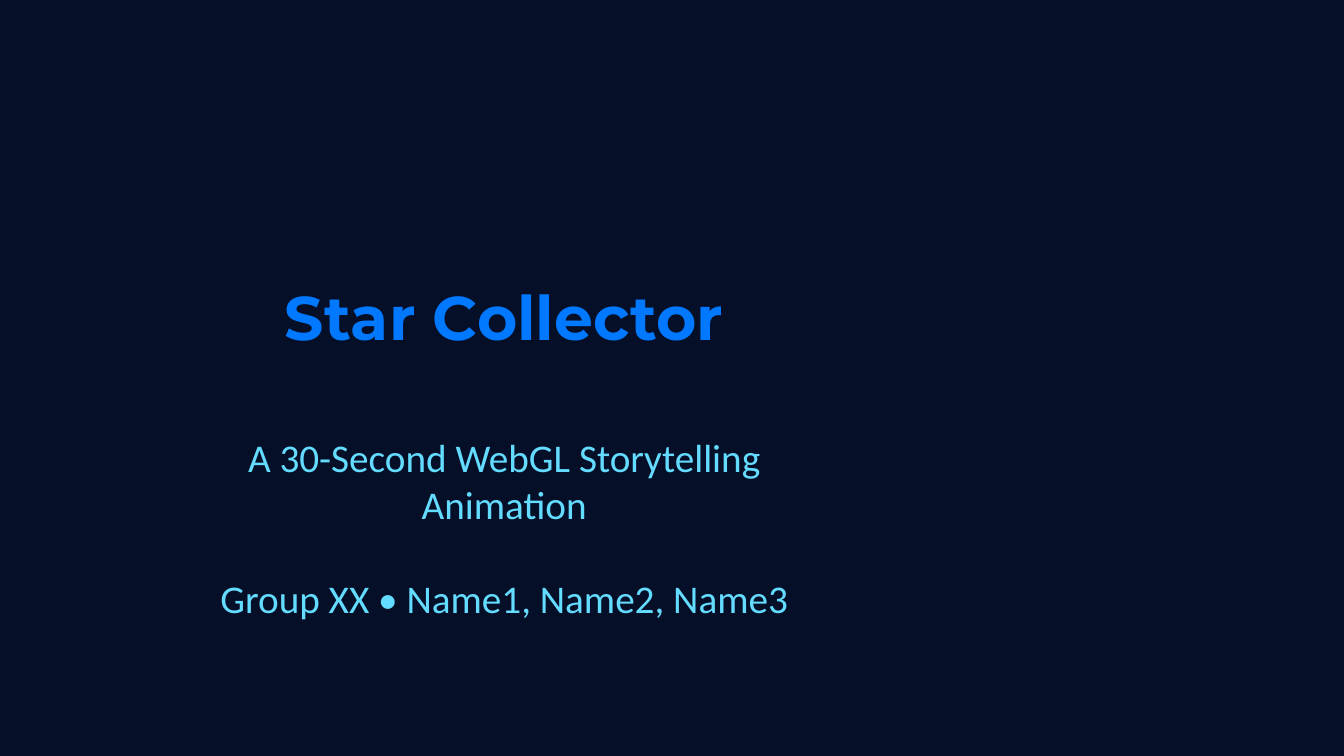
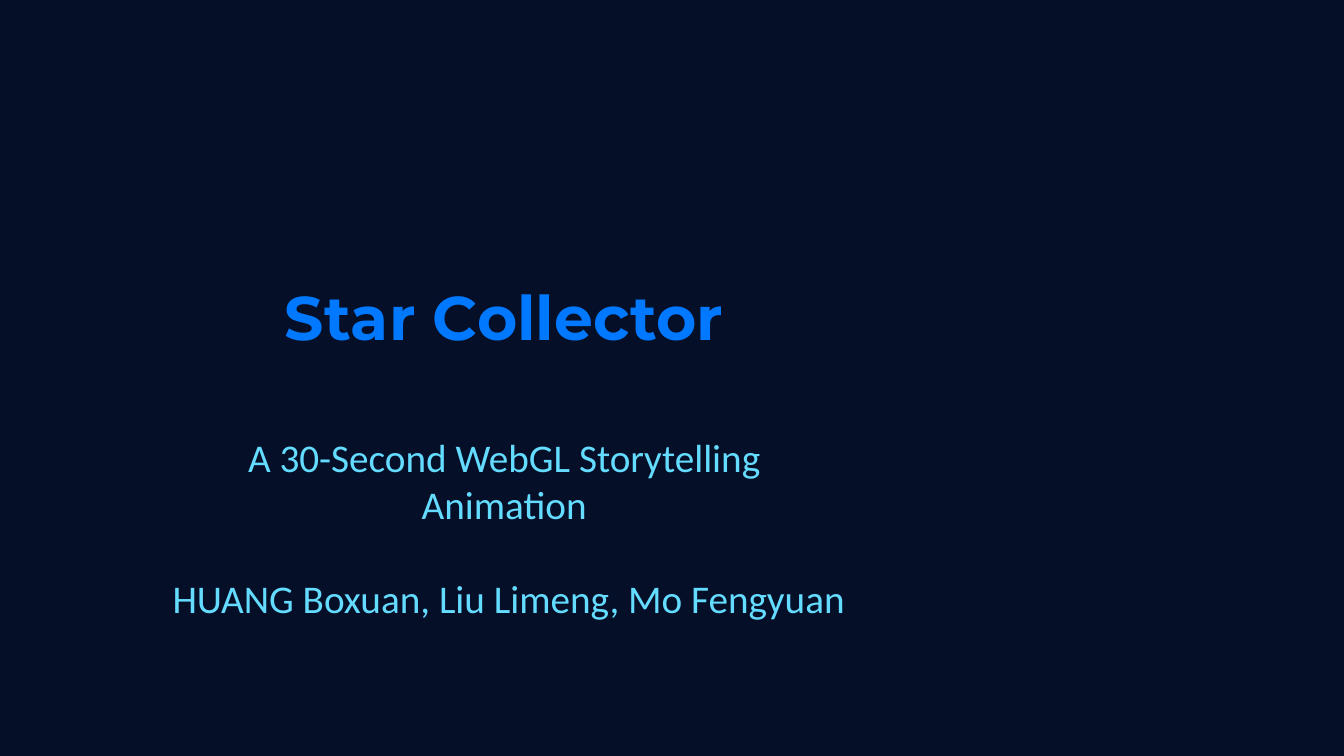
Before and after one commit to Morphex-Mo/COMP4422-Computer-Graphics-Proj, a slide deck: slide 1 of Star_Collector_Presentation_Perfect_16pages.pptx. Drawn at 1344x756 pixels with LibreOffice and Linux fonts; fonts in the diff are those of the drawing. Boxes give left, top, right and bottom in pixels: in the first picture for what was removed or moved away, otherwise in the second. Text is boxed around its words. In the diff, an @@ line names an element or a change of style, - is before the commit and + after.

```diff
--- a/Star_Collector_Presentation_Perfect_16pages.pptx
+++ b/Star_Collector_Presentation_Perfect_16pages.pptx
@@ subtitle at (173, 444, 845, 620): text changed @@
-A 30-Second WebGL Storytelling Animation
-Group XX • Name1, Name2, Name3
+A 30-Second WebGL Storytelling Animation
+HUANG Boxuan, Liu Limeng, Mo Fengyuan
```
Also in this commit, not shown: 1 other slide changed.
